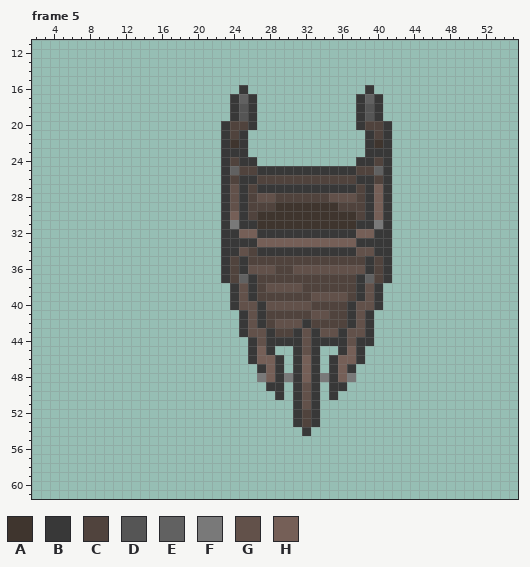
Edited in one commit: pixel-art file (Assets/Graphics/WorldObjects/WheelBarrow.aseprite). Above, as it was before the edit.
64x64 pixels, 7 frames. Shown: frame 5: x 2..55, y 11..61. The commit also changed other frames, which this record leaves out.
Palette (. is transparent): A #3f352e  B #383838  C #50433d  D #555555  E #616161  F #797979  G #62514a  H #755f57
Pixels before, frame 5 (only the part around the change), first column x 20:
20 ...BCCB...........BCCB.......
21 ...BCB.............BCB.......
22 ...BAB.............BAB.......
23 ...BBB.............BBB.......
24 ...BCBB...........BBCB.......
25 ...BECCBBBBBBBBBBBCCEB.......
26 ...BCBBCCCCCCCCCCCBBCB.......
27 ...BGBCBBBBBBBBBBBCBHB.......
28 ...BGBCGGCCCCCCGGGCBHB.......
29 ...BGBCCCAAAAAAACCCBHB.......
30 ...BHBCAAAAAAAAAAACBHB.......
31 ...BFBBAAAAAAAAAAABBFB.......
32 ...BBHHBBBBBBBBBBBHHBB.......
33 ...BBBBHHHHHHHHHHHBBBB.......
34 ...BBGCBBBBBBBBBBBGGBB.......
35 ...BCBCCCCCCCCCCCCCBCB.......
36 ...BCBGGGCCGGGGGGGGBCB.......
37 ...BCEBCCCCCCCCCCCBECB.......
38 ....BGBCGGGGCCCCCCBGB........
39 ....BGBCCCCCCGGGGCBGB........
40 ....BGGBGGGGGCCCCBGGB........
41 .....BGBCCCCCGGCCBGB.........
42 .....BGBCGGGBCCCCBGB.........
43 .....BGGBCCBGBGGBGGB.........
44 ......BGBBBBGBBBBGBB.........
45 ......BHB..BGB..BHB..........
46 ......BHHB.BHB.BHHB..........
47 .......BHB.BHB.BHB...........
48 .......FHBFBHBFBHF...........
49 ........BB.BGB.BB............
50 .........B.BGB.B.............
51 ...........BGB...............
52 ...........BCB...............
53 ...........BCB...............
54 ............B................
55 .............................
56 .............................
57 .............................
58 .............................
59 .............................
60 .............................
61 .............................
Once edited:
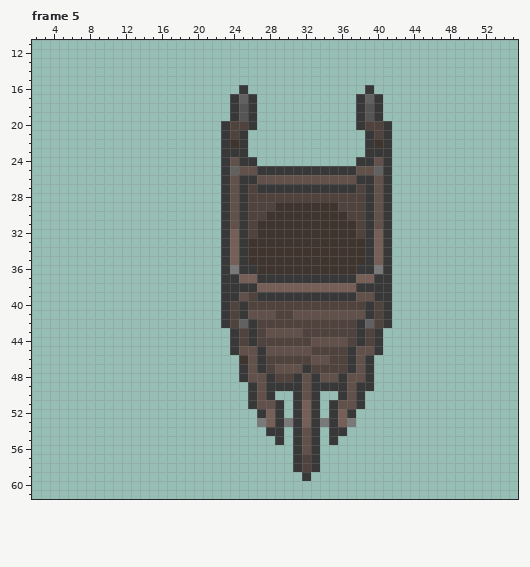
Difference:
Frame 5, layer "Layer 1":
y 24: x 24 C -> G; x 40 C -> G
y 25: x 25..26 CC -> GG; x 38..39 CC -> GG
y 26: x 24 C -> G; x 27..37 CCCCCCCCCCC -> GGGGGGGGGGG; x 40 C -> G
y 27: x 40 H -> G
y 28: x 27..28 GG -> CC; x 35..37 GGG -> CCC; x 40 H -> G
y 29: x 40 H -> G
y 30: x 24 H -> G; x 27 A -> C; x 37 A -> C; x 40 H -> G
y 31: x 24 F -> G; x 26 B -> C; x 38 B -> C; x 40 F -> G
y 32: x 24..40 BHHBBBBBBBBBBBHHB -> HBCAAAAAAAAAAACBH
y 33: x 24 B -> H; x 26..38 BHHHHHHHHHHHB -> AAAAAAAAAAAAA; x 40 B -> H
y 34: x 24..40 BGCBBBBBBBBBBBGGB -> HBAAAAAAAAAAAAABH
y 35: x 24 C -> H; x 26..38 CCCCCCCCCCCCC -> AAAAAAAAAAAAA; x 40 C -> H
y 36: x 24 C -> F; x 26..38 GGGCCGGGGGGGG -> BAAAAAAAAAAAB; x 40 C -> F
y 37: x 24..40 CEBCCCCCCCCCCCBEC -> BHHBBBBBBBBBBBHHB
y 38: x 23 . -> B; x 25 G -> B; x 27..37 CGGGGCCCCCC -> HHHHHHHHHHH; x 39 G -> B; x 41 . -> B
y 39: x 23 . -> B; x 26..38 BCCCCCCGGGGCB -> CBBBBBBBBBBBG; x 41 . -> B
y 40: x 23..32 .BGGBGGGGG -> BCBCCCCCCC; x 37..41 BGGB. -> CCBCB
y 41: x 23..24 .. -> BC; x 27..28 BC -> GG; x 31..32 CC -> GG; x 35..37 CCB -> GGG; x 40..41 .. -> CB
y 42: x 23..27 ..BGB -> BCEBC; x 29..32 GGGB -> CCCC; x 37..41 BGB.. -> CBECB
y 43: x 24..40 .BGGBCCBGBGGBGGB. -> BCBCGGGGCCCCCCBCB
y 44: x 24..25 .. -> BC; x 27..37 GBBBBGBBBBG -> CCCCCCGGGGC; x 39..40 B. -> CB
y 45: x 24..31 ..BHB..B -> BGGBGGGG; x 33..40 B..BHB.. -> CCCCBGGB
y 46: x 25..39 .BHHB.BHB.BHHB. -> AGBCCCCCGGCCBGB
y 47: x 25..26 .. -> BG; x 28..36 HB.BHB.BH -> CGGGBCCCC; x 38..39 .. -> GB
y 48: x 25..30 ..FHBF -> BGGBCC; x 32 H -> G; x 34..39 FBHF.. -> GGBGGB
y 49: x 26..27 .. -> BG; x 30 . -> B; x 34 . -> B; x 37..39 ... -> GBB
y 50: x 26..29 ...B -> BGB.; x 35..38 B... -> .BGB
y 51: x 26..29 .... -> BGGB; x 32 G -> H; x 35..38 .... -> BGGB
y 52: x 27..29 ... -> BHB; x 32 C -> H; x 35..37 ... -> BHB
y 53: x 27..30 .... -> FHBF; x 32 C -> H; x 34..37 .... -> FBHF
y 54: x 28..29 .. -> BB; x 31..33 .B. -> BGB; x 35..36 .. -> BB
y 55: x 29 . -> B; x 31..33 ... -> BGB; x 35 . -> B
y 56: x 31..33 ... -> BGB
y 57..58: x 31..33 ... -> BCB
y 59: x 32 . -> B
Pixel boxes of the changes (left, top, right, bottom) in both pictures:
changed: (221, 157, 392, 481)
